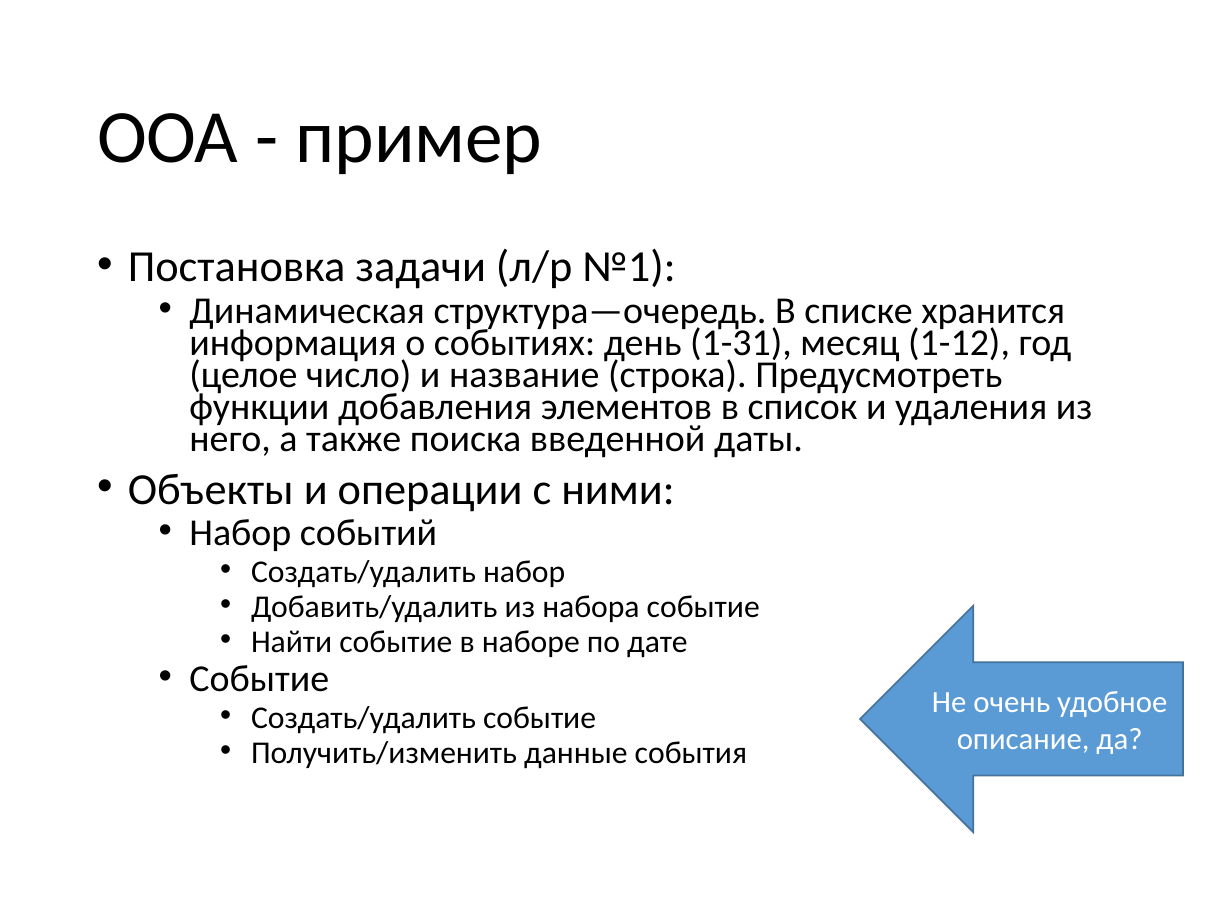
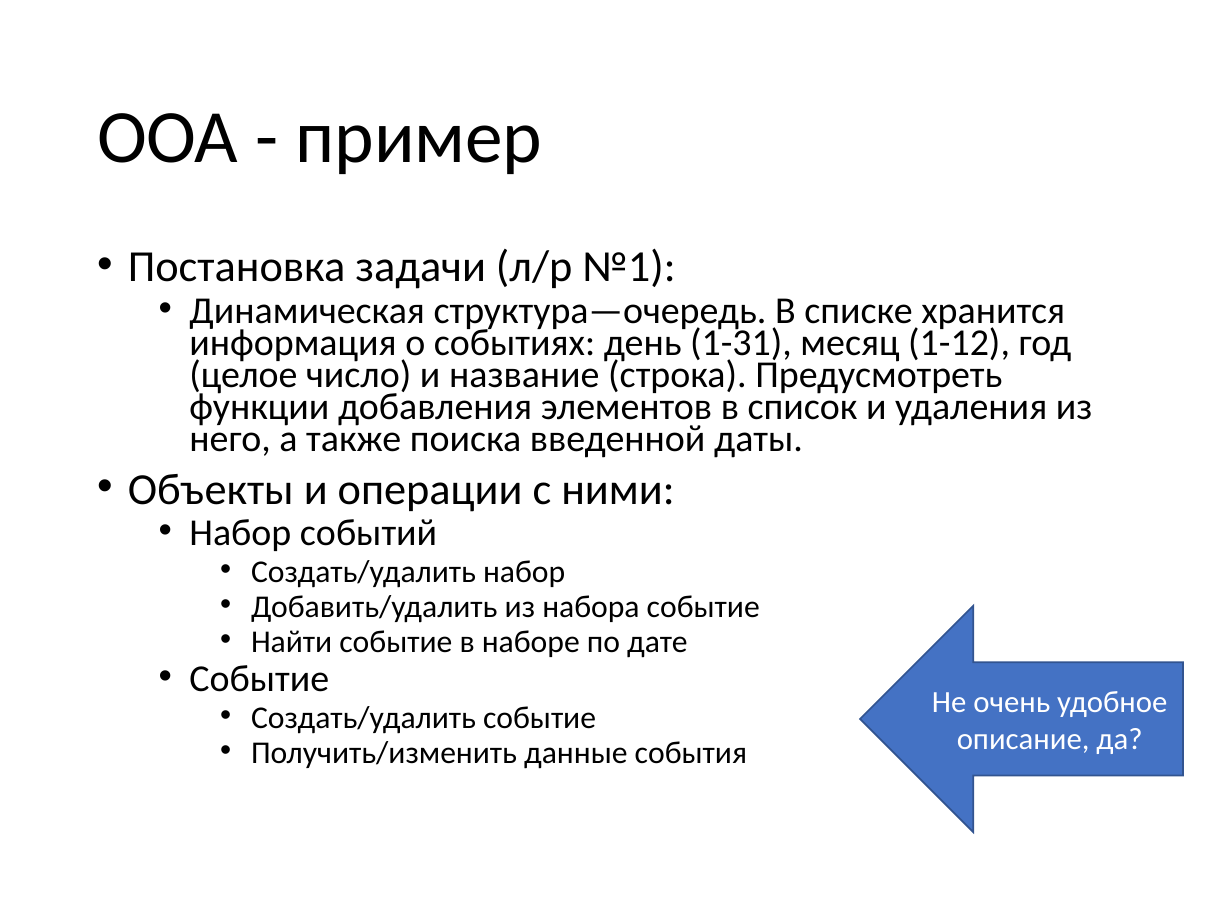
Before and after one commit to pelipas/OOP_2017, a slide deck: slide 23 of 01 Вводная.pptx (slide 13 before the commit). Drawn at 1232x924 pixels with LibreOffice and Linux fonts; fonts in the diff are those of the drawing. Boxes give left, top, right and bottom in pixels: in the first picture for what was removed or moved away, otherwise in the second. Text is boxed around its words. In the diff, an @@ line names an element or a change of style, - is before the commit and + after.

```diff
--- a/01 Вводная.pptx
+++ b/01 Вводная.pptx
@@ left arrow "Не очень удобное описание, да?" at box(860, 606, 1183, 833): fill #5B9BD5 to #4472C4; outline #43739E 1 pt to #325491 1 pt @@
```
Also in this commit, not shown: 13 other slides changed, 10 slides added.
